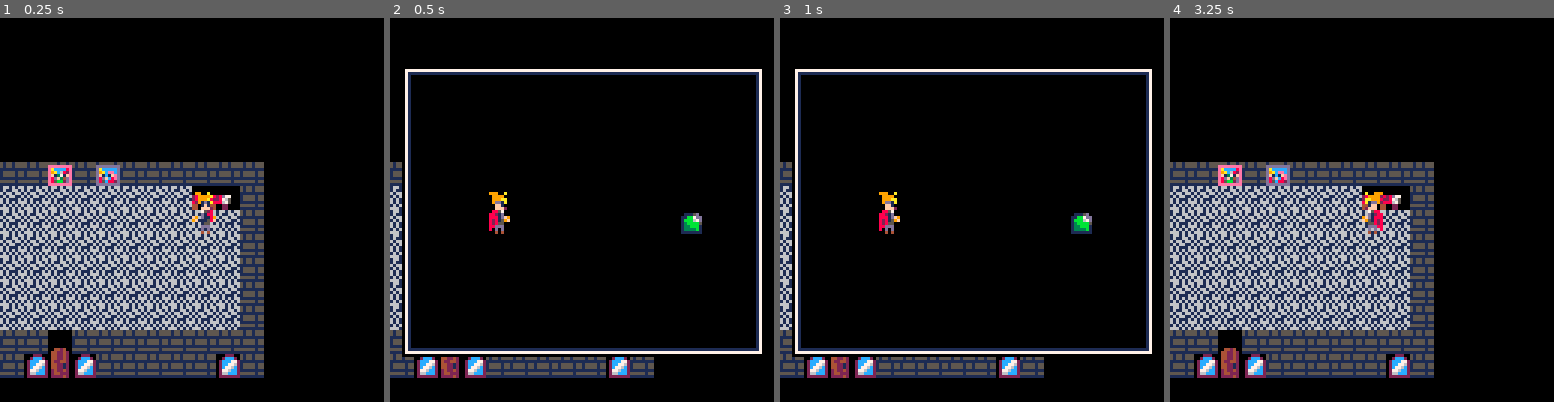
Above: before the commit, frames 1-4 (left to right).
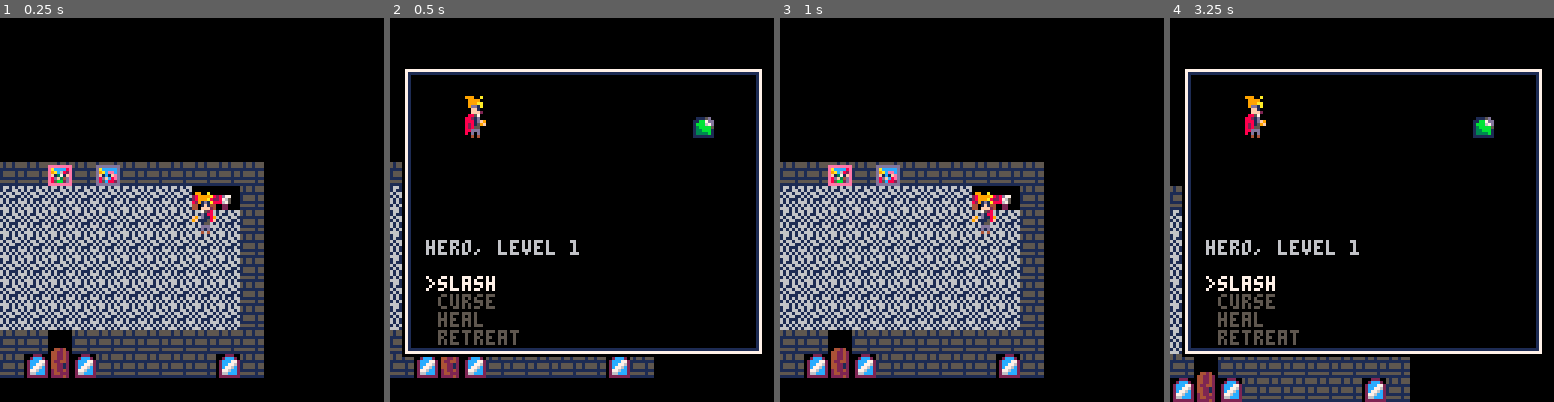
Above: after the commit, the same moments.

Repository: SestrenExsis/LD48_Deeper_and_Deeper
Game: PICO-8 cartridge deeper_ldjam48.p8
The game is run twice, just before and just after one commit, with the same random seed, the same clock (stepped at 60 frames per second) and the same inputs.
Inputs:
- Up to frame 1 (0.25 s): no input
- Up to frame 2 (0.5 s): tap X (X key) at 0.33 s
- Up to frame 3 (1 s): tap O (Z key) at 0.7 s
- Up to frame 4 (3.25 s): tap X (X key) at 1.07, 1.85, 2.97 s; hold Right 1.6-2.1 s; tap O (Z key) every 0.4 s from 1.7 to 2.9 s; hold Up 2.15-2.42 s; hold Right 2.47-3.03 s; hold Left from 3.08 s (still down)

Frame 1 is identical in both runs. In frame 2, 3.2% of the frame differs, in the area x 9-85%, y 20-86%; in frame 3, 36%; in frame 4, 42%, in the area x 0-97%, y 13-100%.

Commit message:
Choose from a few actions in combat

Diff:
--- a/deeper_ldjam48.p8
+++ b/deeper_ldjam48.p8
@@ -16,17 +16,12 @@
 
 --[[
 game states
+    t <--> w <--> f
  t: title screen
- a: adventure
-
- t <--> a
-
-adventure states
  w: world
  f: fight
-
- w <--> f
 --]]
+
 -- change keypress delays
 poke(0x5f5c,6)
 poke(0x5f5d,6)
@@ -45,10 +40,19 @@
 	{ 9,14,25,30},
 	{25,31, 9,15},
 }
+_act=1
+_acts={
+	"slash",
+	"curse",
+	"heal",
+	"retreat",
+}
 
 function _init()
 	_herox=31
 	_heroy=25
+	_heron="hero"
+	_herol=1
 	_herof="dn"
 	initworld()
 end
@@ -141,10 +145,41 @@
 	initfn=initfight
 	updatefn=updatefight
 	drawfn=drawfight
+	_act=1
 end
 
 function updatefight()
+	if btnp(🅾️) then
+		initworld()
+	end
+	if btnp(⬆️) then
+		_act=max(1,_act-1)
+	elseif btnp(⬇️) then
+		_act=min(#_acts,_act+1)
+	end
 	if btnp(❎) then
+		act(_acts[_act])
+	end
+end
+
+function act(action)
+	local camx=_camx
+	local camy=_camy
+	camera(0,0)
+	local colr=8
+	if action=="curse" then
+		colr=3
+	elseif action=="heal" then
+		colr=14
+	elseif action=="retreat" then
+		colr=10
+	end
+	print(action,64,64,colr)
+	for i=1,30 do
+		flip()
+	end
+	camera(camx,camy)
+	if action=="retreat" then
 		initworld()
 	end
 end
@@ -152,17 +187,31 @@
 function drawfight()
 	local camx=_camx
 	local camy=_camy
-	local x=4
-	local y=16
-	local w=120
-	local h=96
+	local x1=4
+	local y1=16
+	local x2=x1+120
+	local y2=y1+96
 	camera(0,0)
-	rectfill(x+0,y+0,x+w-0,y+h-0,0)
-	rectfill(x+1,y+1,x+w-1,y+h-1,7)
-	rectfill(x+2,y+2,x+w-2,y+h-2,1)
-	rectfill(x+3,y+3,x+w-3,y+h-3,0)
-	spr(3,32,56,1,2)
-	spr(36,96,64,1,1)
+	rectfill(x1+0,y1+0,x2-0,y2-0,0)
+	rectfill(x1+1,y1+1,x2-1,y2-1,7)
+	rectfill(x1+2,y1+2,x2-2,y2-2,1)
+	rectfill(x1+3,y1+3,x2-3,y2-3,0)
+	spr(3,x1+20,y1+8,1,2)
+	spr(36,x2-24,y1+16,1,1)
+	local name=_heron..", level "
+	name=name..tostr(_herol)
+	print(name,x1+8,y2-32-6,6)
+	for i=1,#_acts do
+		local txt=_acts[i]
+		local colr=5
+		if _act==i then
+			colr=7
+			txt=">"..txt
+		else
+			txt=" "..txt
+		end
+		print(txt,x1+8,y2-32+6*i,colr)
+	end
 	camera(camx,camy)
 end
 __gfx__
